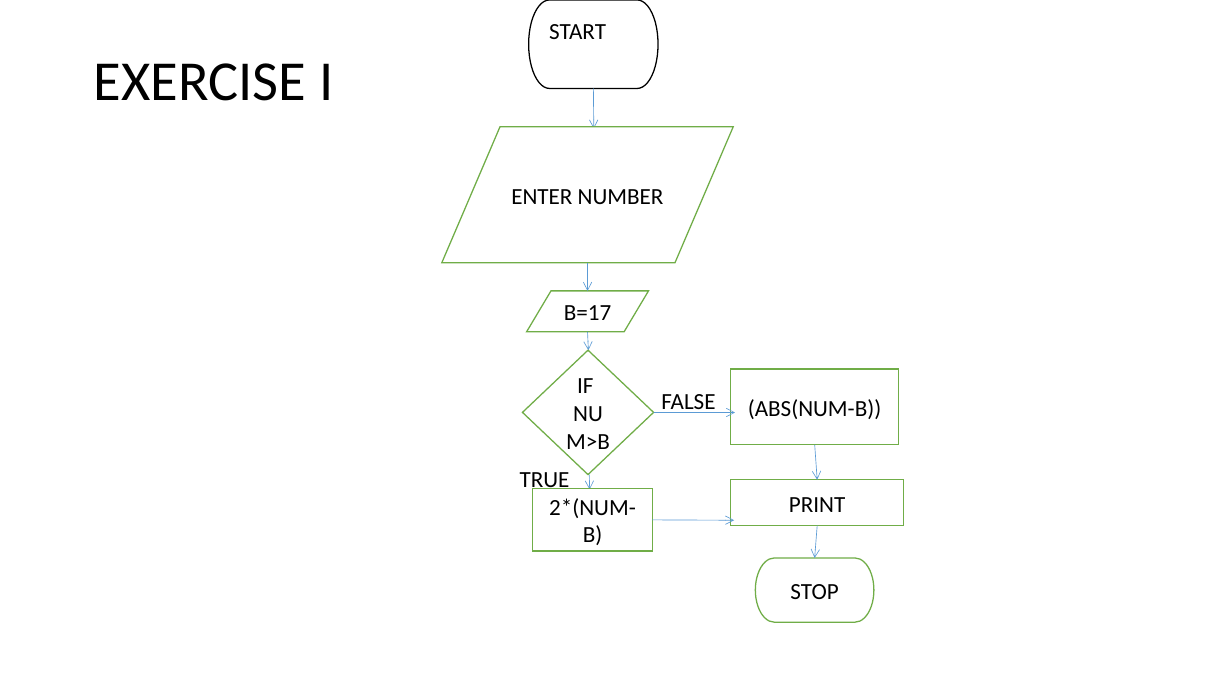
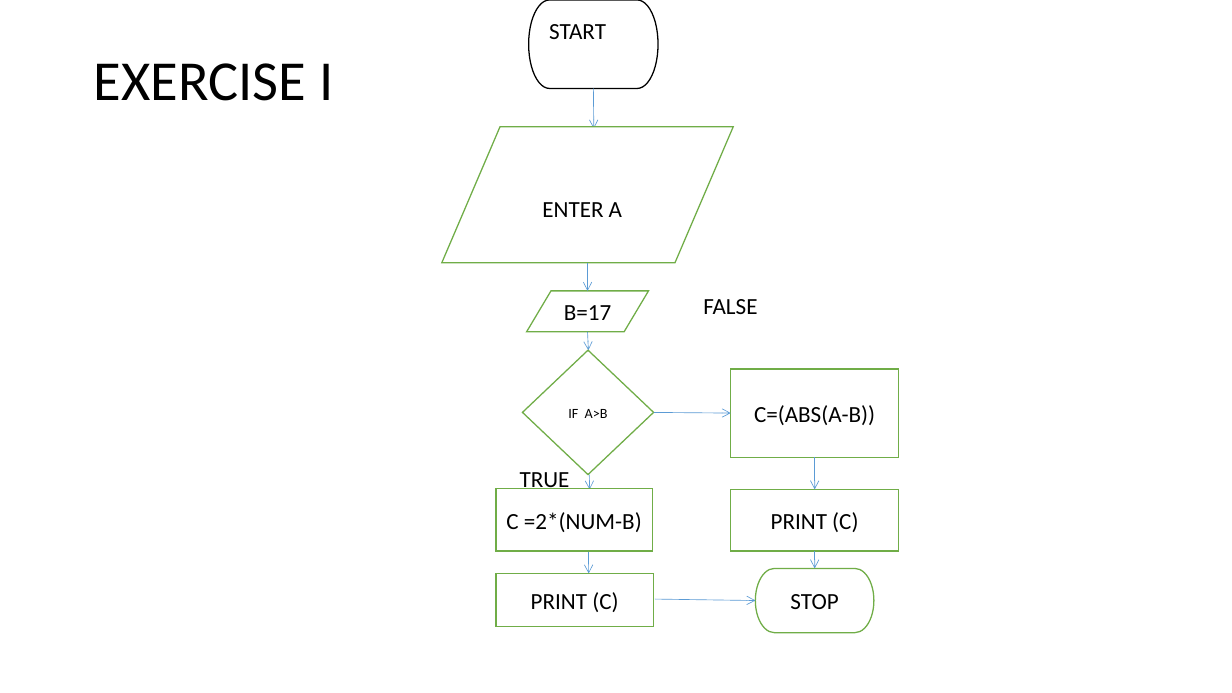
Before and after one commit to oluwapesealo/peseCSC102, a slide deck: slide 2 of ALO OLUWAPESE EDITED.pptx. Drawn at 1232x693 pixels with LibreOffice and Linux fonts; fonts in the diff are those of the drawing. Boxes give left, top, right and bottom in pixels: in the first picture for what was removed or moved away, otherwise in the second. Text is boxed around its words. In the diff, an @@ line names an element or a change of style, - is before the commit and + after.

```diff
--- a/ALO OLUWAPESE EDITED.pptx
+++ b/ALO OLUWAPESE EDITED.pptx
@@ text in flow chart input output at (x1=542, y1=202, x2=622, y2=217): text changed @@
-ENTER NUMBER
+ENTER A
@@ text "FALSE" rewrapped from (x1=661, y1=394, x2=715, y2=413) to (x1=703, y1=299, x2=757, y2=314) @@
@@ rectangle "C=(ABS(A-B))" resized from (x1=731, y1=369, x2=899, y2=445) to (x1=731, y1=369, x2=899, y2=457) @@
@@ text in diamond at (x1=568, y1=409, x2=608, y2=418): text changed; size 18 to 11 pt @@
-IF NUM>B
+IF A>B
@@ arrow moved from (653, 412) - (735, 412) to (653, 412) - (731, 413) @@
@@ text in rectangle at (x1=754, y1=405, x2=875, y2=425): text changed @@
-(ABS(NUM-B))
+C=(ABS(A-B))
@@ arrow added from (815, 457) to (815, 490), #5B9BD5 0.5 pt @@
@@ rectangle "C =2*(NUM-B)" resized from (x1=533, y1=489, x2=653, y2=552) to (x1=496, y1=489, x2=653, y2=552) @@
@@ rectangle "PRINT (C)" resized from (x1=731, y1=480, x2=904, y2=526) to (x1=731, y1=490, x2=899, y2=552) @@
@@ text in rectangle at (x1=506, y1=512, x2=642, y2=532): text changed @@
-2*(NUM-B)
+C =2*(NUM-B)
@@ text in rectangle at (x1=771, y1=512, x2=858, y2=532): text changed @@
-PRINT
+PRINT (C)
@@ arrow moved from (817, 526) - (815, 558) to (589, 547) - (589, 574) @@
@@ pill shape "STOP" moved from (x1=756, y1=558, x2=874, y2=623) to (x1=756, y1=568, x2=874, y2=633) @@
@@ arrow moved from (815, 445) - (817, 480) to (815, 551) - (815, 568) @@
@@ rectangle added at (x1=496, y1=574, x2=653, y2=627), fill #FFFFFF, outline #70AD47 1 pt, 18 pt, text #000000 @@
+PRINT (C)
@@ arrow moved from (653, 520) - (735, 520) to (655, 599) - (756, 601) @@
```
Also in this commit, not shown: 4 other slides changed, 9 other files.
